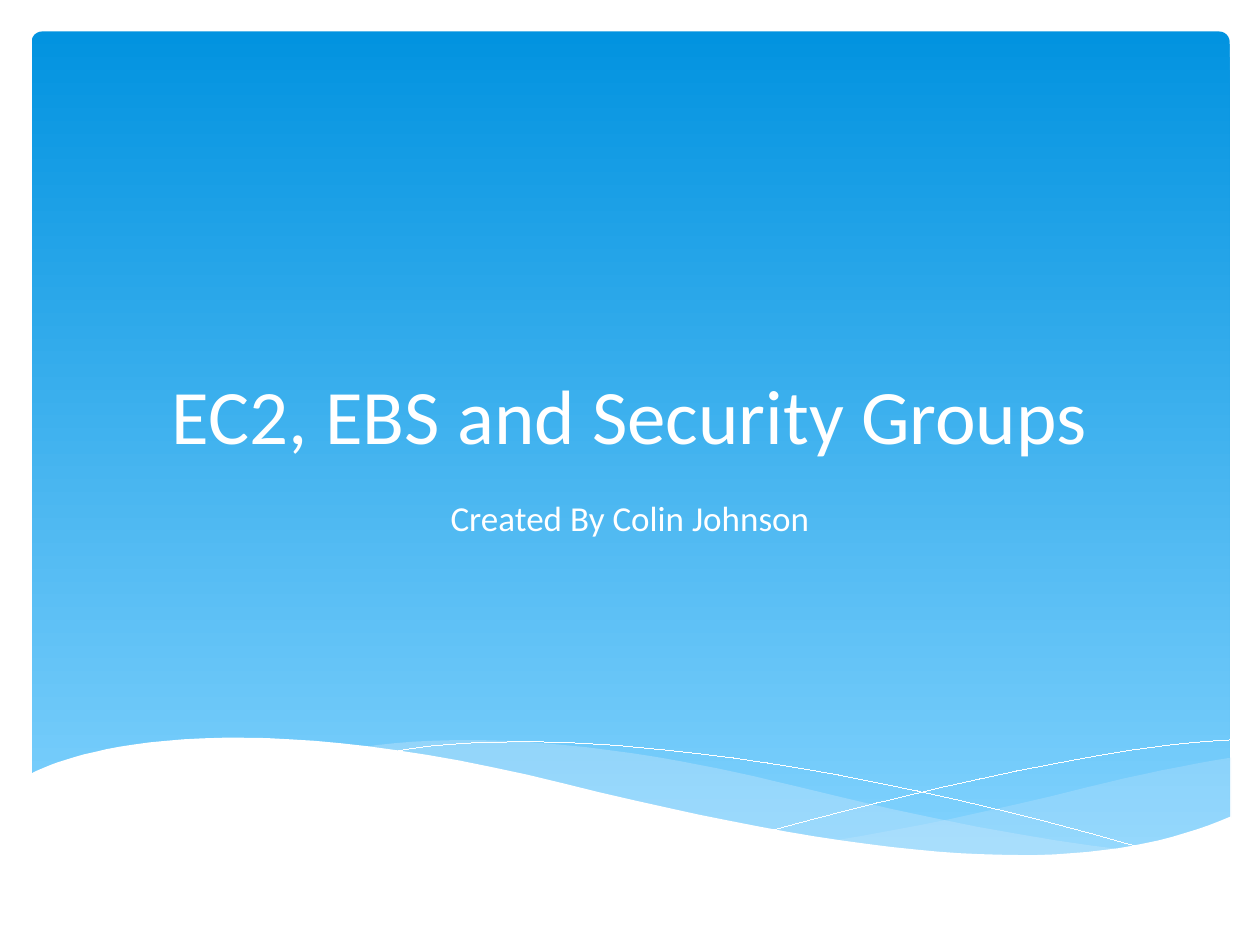
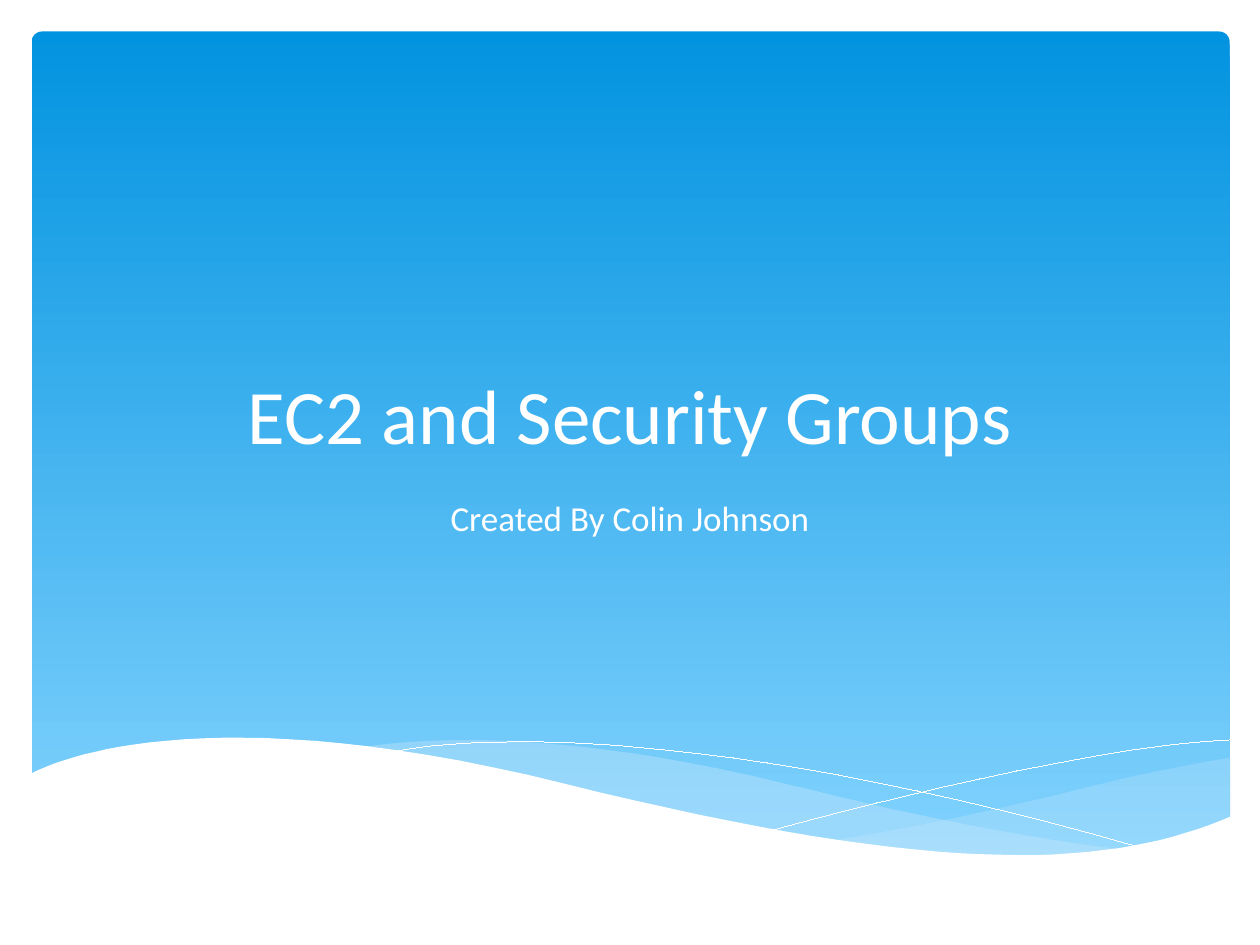
Before and after one commit to cloudavail/awstraining, a slide deck: slide 1 of aws-ec2/aws-ec2.pptx. Drawn at 1260x945 pixels with LibreOffice and Linux fonts; fonts in the diff are those of the drawing. Boxes give left, top, right and bottom in pixels: in the first picture for what was removed or moved away, otherwise in the second. Text is boxed around its words. In the diff, an @@ line names an element or a change of style, - is before the commit and + after.

Commit message:
move aws ec2 into ec2, security group and labs

```diff
--- a/aws-ec2/aws-ec2.pptx
+++ b/aws-ec2/aws-ec2.pptx
@@ title at box(248, 390, 1011, 457): text changed @@
-EC2, EBS and Security Groups
+EC2 and Security Groups
```
Also in this commit, not shown: 1 other slide changed, 11 slides removed, 38 other files.
